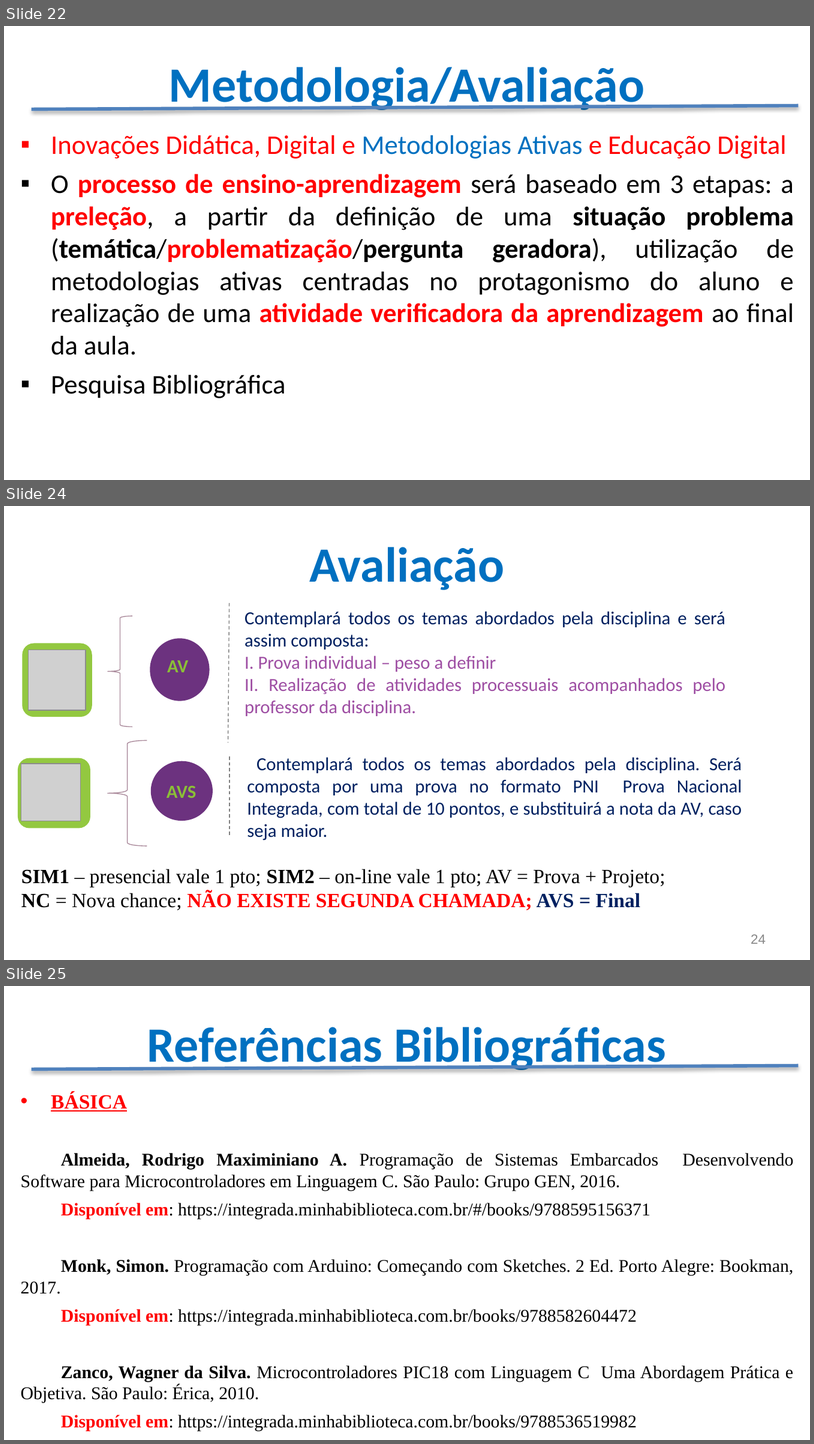
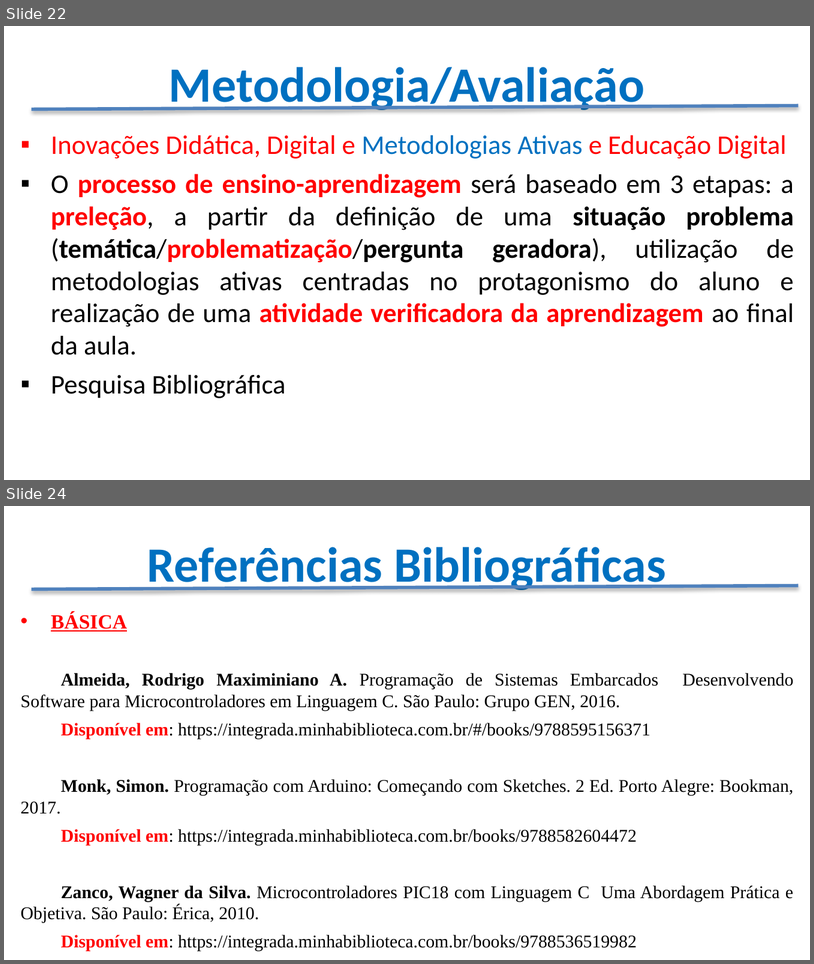
Before and after one commit to CloudEducationBrazil/WydenArea1ProgramacaoMicrocontroladores, a slide deck: Apresentação - Programação Microcontroladores.pptx. Shown one above the other, each under a label of ours: slides 22, 24 and 25 before the commit, slides 22 and 24 after it; the slides between them are not shown. The pictures are 814x1444 and 814x964 pixels, drawn with LibreOffice and Linux fonts; fonts in the diff are those of the drawing; grey boxes stand for pictures; background and template pictures are left out. Boxes give left, top, right and bottom in pixels: in the first picture for what was removed or moved away, otherwise in the second. Text is boxed around its words. In the diff, an @@ line names an element or a change of style, - is before the commit and + after.

Commit message:
Disciplina Micro 24Fev2025

```diff
--- a/Apresentação - Programação Microcontroladores.pptx
+++ b/Apresentação - Programação Microcontroladores.pptx
@@ slide 24 removed at [4, 506, 810, 960], background picture (left out) @@
@@ title removed at [309, 547, 504, 590] @@
-Avaliação
@@ group removed at [23, 603, 726, 742]: 2 texts, 1 line, 1 ellipse, 1 left brace, 1 rounded rectangle, 1 picture @@
-Contemplará todos os temas abordados pela disciplina e será assim composta:
-I. Prova individual – peso a definir
-II. Realização de atividades processuais acompanhados pelo professor da disciplina.
-AV
@@ group removed at [18, 740, 743, 846]: 2 texts, 1 line, 1 left brace, 1 rounded rectangle, 1 picture, 1 ellipse @@
-Contemplará todos os temas abordados pela disciplina. Será composta por uma prova no formato PNI Prova Nacional Integrada, com total de 10 pontos, e substituirá a nota da AV, caso seja maior.
-AVS
@@ text removed at [21, 868, 665, 910] @@
-SIM1 – presencial vale 1 pto; SIM2 – on-line vale 1 pto; AV = Prova + Projeto;
-NC = Nova chance; NÃO EXISTE SEGUNDA CHAMADA; AVS = Final
@@ page number removed at [751, 934, 766, 943] @@
-24
@@ what was slide 25 is now slide 24 @@
```
Also in this commit, not shown: 3 slides changed.
